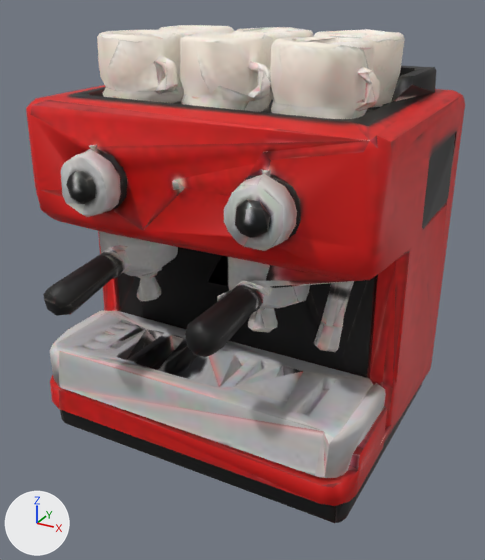
The glTF model assets/models/cafe/espresso_machine.gltf, before and after one commit.
Rendered twice from a 50 mm camera at (0.996, -1.759, 1.425) aimed at (0.052, -0.041, 0.566). The axes (+X, +Y, +Z) are drawn at lower left. The lights are the same throughout. The older version comes first. Vertices at exactly the same position are counted once.

Objects in the first picture: 'espresso_machine'.
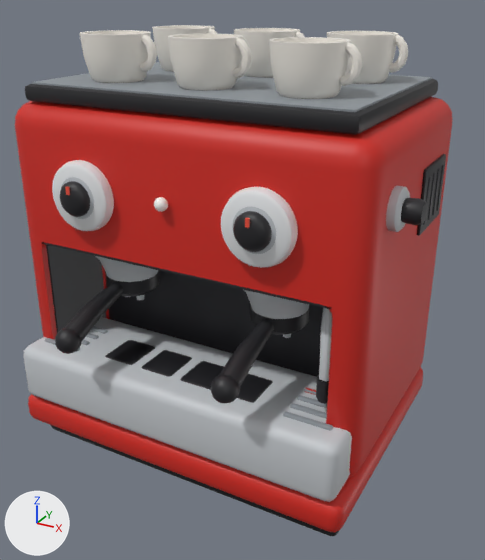
Boxes (x1, y1, x2, y2) around the edits, measured in the pictures (485 x 560 px):
'espresso_machine', reshaped: before (26, 25, 465, 523); after (15, 25, 453, 536)
part 1 of me_espresso_machine, added: after (32, 62, 432, 112)
part 2 of me_espresso_machine, added (black): after (55, 328, 82, 354)
part 3 of me_espresso_machine, added (black): after (210, 374, 240, 403)
part 4 of me_espresso_machine, added (black): after (105, 271, 323, 377)
part 5 of me_espresso_machine, added: after (42, 242, 332, 310)
part 6 of me_espresso_machine, added (black): after (46, 245, 107, 333)
part 7 of me_espresso_machine, rebuilt (23% shorter): before (26, 25, 465, 523); after (15, 97, 453, 478)
part 8 of me_espresso_machine, added: after (23, 25, 446, 536)

The edits, one by one:
Material 'dial' (mat_dial) is new.
Its base color is (0.503, 0.533, 0.565) (light grey #bcc1c6).
Material 'light' (mat_light) is new.
Its base color is (0.965, 0.965, 0.93) (white #fbfbf7).
Material 'dial_rim' (mat_dial_rim) is new.
Its base color is (0.791, 0.807, 0.823) (white #e6e8ea).
Material 'porcelain' (mat_porcelain) is new.
Its base color is (0.922, 0.88, 0.807) (white #f6f1e8).
Material 'metal_dark' (mat_metal_dark) is new.
Its base color is (0.275, 0.305, 0.332) (grey #8f969c).
Material 'bay' (mat_bay) is new.
Its base color is (0.0212, 0.0212, 0.0262) (black #28282d).
Material 'needle' (mat_needle) is new.
Its base color is (0.807, 0.0802, 0.0423) (red #e8503a).
Material 'body' (mat_body) is new.
Its base color is (0.631, 0.0194, 0.011) (red #d0261b).
Material 'black' (mat_black) is new.
Its base color is (0.013, 0.013, 0.016) (black #1e1e22).
Material 'metal' (mat_metal) is new.
Its base color is (0.571, 0.597, 0.624) (light grey #c7cbcf).
me_espresso_machine is used by ob_espresso_machine; location (0.0, 0.0, 0.0).
me_espresso_machine had 2790 vertices, 5703 faces and spanned x -0.565..0.565, y -0.537..0.537, z 0.0..1.3.
me_espresso_machine no longer uses material mat_espresso_machine (picture img_espresso_machine_texture_jpg).
me_espresso_machine now has 4507 vertices, 8352 faces and spans x -0.565..0.643, y -0.548..0.405, z 0.0..1.302.
me_espresso_machine part 1: a new loose piece, a box spanning x -0.485..0.485, y -0.31..0.35, z 1.1654..1.1714, in mat_metal_dark (grey #8f969c).
me_espresso_machine part 2: a new loose piece, a UV sphere (12 segments, 8 rings, poles along z) spanning x -0.298..-0.222, y -0.548..-0.472, z 0.453..0.529, in mat_black (black #1e1e22).
me_espresso_machine part 3: a new loose piece, a UV sphere (12 segments, 8 rings, poles along z) spanning x 0.222..0.298, y -0.548..-0.472, z 0.453..0.529, in mat_black (black #1e1e22).
me_espresso_machine part 4: a new loose piece, a box spanning x -0.475..0.475, y -0.095..-0.089, z 0.175..0.706, in mat_bay (black #28282d).
me_espresso_machine part 5: a new loose piece, a box spanning x -0.475..0.475, y -0.36..-0.09, z 0.699..0.705, in mat_bay (black #28282d).
me_espresso_machine part 6: a new loose piece, a box spanning x -0.478..-0.472, y -0.34..-0.09, z 0.175..0.706, in mat_bay (black #28282d).
me_espresso_machine part 7: the loose piece of 2699 vertices spanning x -0.565..0.565, y -0.537..0.537, z 0.0..1.3 is rebuilt with 220 vertices and now spans x -0.565..0.565, y -0.36..0.4, z 0.155..1.118, in mat_body (red #d0261b).
me_espresso_machine part 8: 4067 vertices added at x -0.565..0.643, y -0.512..0.405, z 0.0..1.302.
Other edits to the shape of me_espresso_machine do not show in these pictures.
me_espresso_machine gains material mat_body (red #d0261b).
me_espresso_machine gains material mat_metal (light grey #c7cbcf).
me_espresso_machine gains material mat_metal_dark (grey #8f969c).
me_espresso_machine gains material mat_black (black #1e1e22).
me_espresso_machine gains material mat_bay (black #28282d).
me_espresso_machine gains material mat_porcelain (white #f6f1e8).
me_espresso_machine gains material mat_dial (light grey #bcc1c6).
me_espresso_machine gains material mat_dial_rim (white #e6e8ea).
me_espresso_machine gains material mat_needle (red #e8503a).
me_espresso_machine gains material mat_light (white #fbfbf7).
